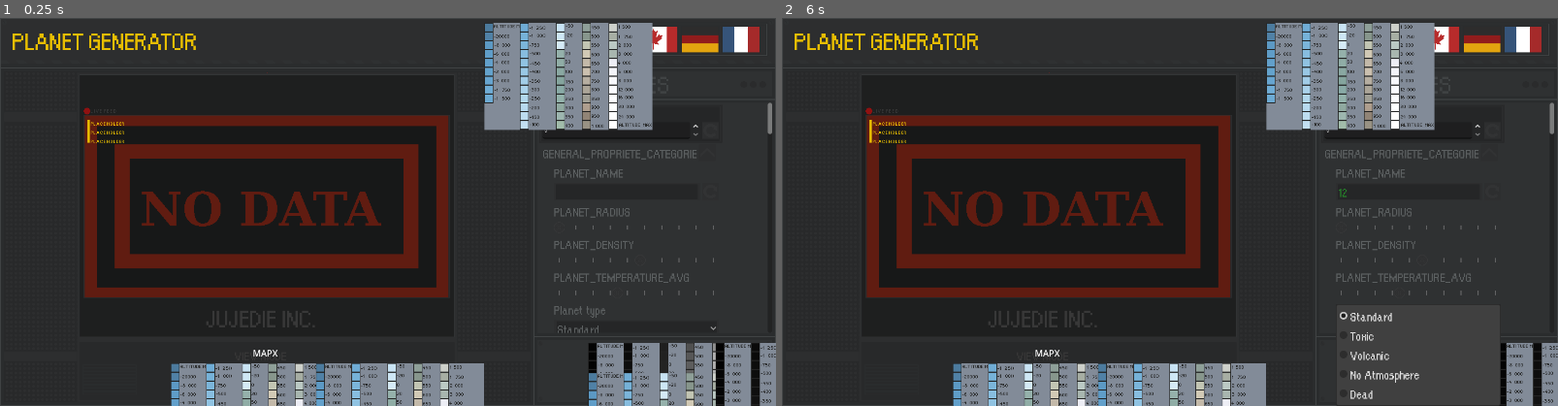
Above: before the commit, frames 1-2 (left to right).
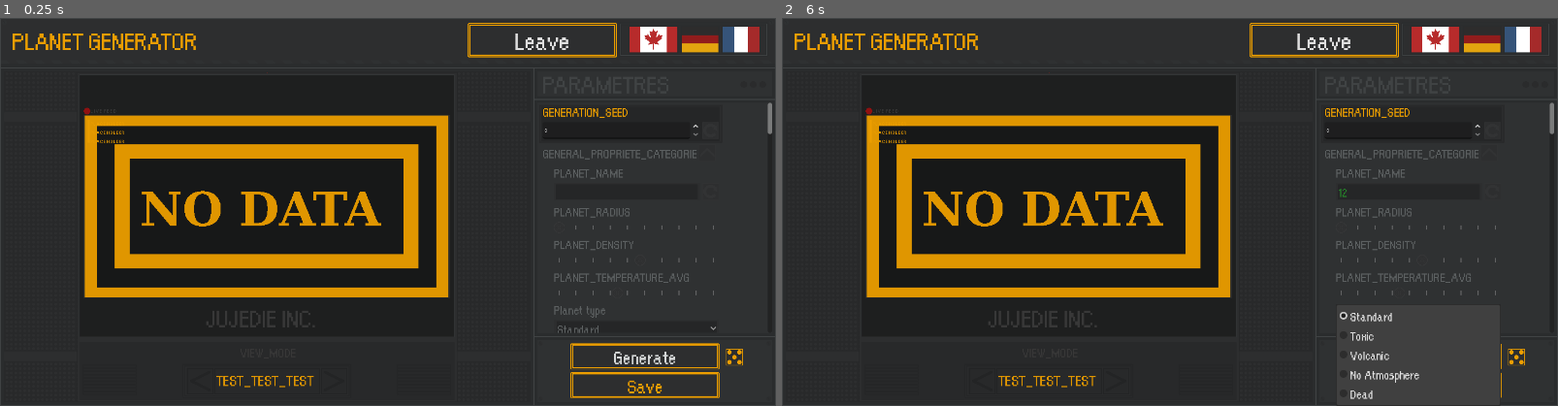
Above: after the commit, the same moments.

Repository: Jujedie/PlanetGenerator
Game: Godot game, scene res://data/scn/master.tscn
Two runs of this game, one before a commit and one after it. Both use one fixed random seed, a clock stepped at 60 frames per second and the inputs below.
Inputs (mouse positions are in pixels of both pictures, inside the frame that each line leads up to; where the layout moved, square brackets give the same spot in the first picture):
- Up to frame 1 (0.25 s): no input
- Up to frame 2 (6 s): click (1410, 192) at 0.52 s; type "12" at 0.6 s; click (1495, 130) at 1.27 s; click (1426, 355) [1457, 398] at 2 s; click (1325, 41) [1348, 76] at 2.75 s; click (1426, 386) at 3.5 s, where only the run after the commit has a clickable "Save"; click (983, 382) at 4.27 s; click (1115, 382) at 5.02 s; click "Standard" at 5.75 s

The runs differ from the first frame. In frame 1, 23% of the frame differs, in the area x 1-100%, y 1-100%; in frame 2, 20%.

Commit message:
Add new UI button assets and translations
- Introduced new button images: left_btn, left_btn_hover, random_btn, random_btn_hover, red_black_btn, red_black_btn_hover, red_btn, red_btn_hover, right_btn, right_btn_hover.
- Added corresponding import files for texture compression settings for each button image.
- Updated translations for German, English, French, and Russian languages.

Diff:
--- a/data/scn/master.tscn
+++ b/data/scn/master.tscn
@@ -1,14 +1,18 @@
-[gd_scene load_steps=45 format=3 uid="uid://j6dp7dc7d3ov"]
+[gd_scene load_steps=64 format=3 uid="uid://j6dp7dc7d3ov"]
 
 [ext_resource type="Texture2D" uid="uid://bk66lt4swbv6k" path="res://data/img/UI/fond_machine.png" id="1_krsn2"]
 [ext_resource type="Texture2D" uid="uid://bxt5lqvtrj7js" path="res://data/img/UI/menu_map_machine.png" id="2_ctyun"]
 [ext_resource type="Texture2D" uid="uid://bxloh61jfgunl" path="res://data/img/region_map.png" id="3_gg1ai"]
 [ext_resource type="StyleBox" uid="uid://drou36ra2vb7i" path="res://data/styles/lineEdit.tres" id="4_i0hn2"]
+[ext_resource type="Texture2D" uid="uid://5rhhd771dqru" path="res://data/img/UI/button/left_btn.png" id="5_4smu3"]
 [ext_resource type="Theme" uid="uid://bdbapd43uy2gd" path="res://data/font/font.tres" id="5_e2i44"]
-[ext_resource type="Texture2D" uid="uid://d3n4jnsyawop0" path="res://data/img/Legende_Elevation_Coloré.png" id="5_i1wak"]
 [ext_resource type="Texture2D" uid="uid://b5i5opr4x8t52" path="res://data/img/UI/menu_map_machine_bar_jaune.png" id="5_lb8ov"]
+[ext_resource type="Texture2D" uid="uid://dx2wpv57n767g" path="res://data/img/UI/button/left_btn_hover.png" id="6_7eaih"]
 [ext_resource type="Texture2D" uid="uid://05cgsscpwcv2" path="res://data/img/UI/box.png" id="6_gihwl"]
+[ext_resource type="Texture2D" uid="uid://dy228j2rt426r" path="res://data/img/UI/label.png" id="7_7eaih"]
+[ext_resource type="Texture2D" uid="uid://dd0e84odwseev" path="res://data/img/UI/button/right_btn.png" id="7_o3yh3"]
 [ext_resource type="Texture2D" uid="uid://e4muyhsa1c45" path="res://data/img/UI/button/random_seed_btn.png" id="8_dfspw"]
+[ext_resource type="Texture2D" uid="uid://ftnswkgkcy2e" path="res://data/img/UI/button/right_btn_hover.png" id="8_k8o41"]
 [ext_resource type="Texture2D" uid="uid://csa4fftdxwsnr" path="res://data/img/UI/button/random_seed_btn_pressed.png" id="9_ctyun"]
 [ext_resource type="Texture2D" uid="uid://8x5ar6wn6thw" path="res://data/img/UI/Flags/can.png" id="9_dbnah"]
 [ext_resource type="Texture2D" uid="uid://bcwqacic6q2c5" path="res://data/img/UI/Range/Grabber.png" id="10_gg1ai"]
@@ -28,7 +32,17 @@
 [ext_resource type="Texture2D" uid="uid://dbpq1h24f5bf3" path="res://data/img/UI/line_edit_seed.png" id="15_dbnah"]
 [ext_resource type="Texture2D" uid="uid://dq0lw824bn78y" path="res://data/img/UI/Flags/fra_pressed.png" id="16_dg1b0"]
 [ext_resource type="Texture2D" uid="uid://ba6s45bsvkr1w" path="res://data/img/UI/Flags/fra_hover.png" id="17_svf8o"]
-[ext_resource type="Texture2D" uid="uid://ry4rfalmg4ju" path="res://data/img/Legende_Elevation.png" id="29_1512y"]
+[ext_resource type="Texture2D" uid="uid://dnarp836rq2h4" path="res://data/img/UI/button/red_btn.png" id="29_iijg3"]
+[ext_resource type="Texture2D" uid="uid://dh5q4rd2pdhwi" path="res://data/img/UI/button/red_btn_pressed.png" id="30_a0y5r"]
+[ext_resource type="Texture2D" uid="uid://cruhbbnm2sqta" path="res://data/img/UI/button/random_btn.png" id="30_svf8o"]
+[ext_resource type="Texture2D" uid="uid://dg0d3pwitlh5w" path="res://data/img/UI/button/random_btn_pressed.png" id="31_gnqa1"]
+[ext_resource type="Texture2D" uid="uid://nb4amu2omgpi" path="res://data/img/UI/button/red_btn_hover.png" id="31_syvc8"]
+[ext_resource type="Texture2D" uid="uid://d00rk2qqtvjo7" path="res://data/img/UI/button/random_btn_hover.png" id="32_23ir5"]
+[ext_resource type="Texture2D" uid="uid://c1shapl500fux" path="res://data/img/UI/button/red_black_btn.png" id="32_syvc8"]
+[ext_resource type="Texture2D" uid="uid://bfejthja5rbtf" path="res://data/img/UI/button/red_black_btn_pressed.png" id="33_wim0k"]
+[ext_resource type="Texture2D" uid="uid://bqa62hnonwr33" path="res://data/img/UI/button/red_black_btn_hover.png" id="34_xtfv3"]
+
+[sub_resource type="StyleBoxEmpty" id="StyleBoxEmpty_7eaih"]
 
 [sub_resource type="StyleBoxEmpty" id="StyleBoxEmpty_dbnah"]
 
@@ -63,6 +77,24 @@
 [sub_resource type="StyleBoxTexture" id="StyleBoxTexture_hvy7f"]
 content_margin_left = 6.0
 texture = ExtResource("15_dbnah")
+
+[sub_resource type="StyleBoxTexture" id="StyleBoxTexture_wim0k"]
+texture = ExtResource("29_iijg3")
+
+[sub_resource type="StyleBoxTexture" id="StyleBoxTexture_xtfv3"]
+texture = ExtResource("30_a0y5r")
+
+[sub_resource type="StyleBoxTexture" id="StyleBoxTexture_4smu3"]
+texture = ExtResource("31_syvc8")
+
+[sub_resource type="StyleBoxTexture" id="StyleBoxTexture_7eaih"]
+texture = ExtResource("32_syvc8")
+
+[sub_resource type="StyleBoxTexture" id="StyleBoxTexture_o3yh3"]
+texture = ExtResource("33_wim0k")
+
+[sub_resource type="StyleBoxTexture" id="StyleBoxTexture_k8o41"]
+texture = ExtResource("34_xtfv3")
 
 [node name="Master" type="Node2D"]
 metadata/_edit_lock_ = true
@@ -81,6 +113,11 @@
 [node name="ImageMenu" type="Sprite2D" parent="ImageFrame"]
 texture = ExtResource("2_ctyun")
 centered = false
+metadata/_edit_lock_ = true
+
+[node name="ImageNameLabel" type="Sprite2D" parent="ImageFrame/ImageMenu"]
+position = Vector2(482.3614, 655.1475)
+texture = ExtResource("7_7eaih")
 metadata/_edit_lock_ = true
 
 [node name="Control Images" type="Control" parent="ImageFrame/ImageMenu"]
@@ -111,91 +148,115 @@
 expand_mode = 1
 metadata/_edit_lock_ = true
 
-[node name="LabelFeed" type="Label" parent="ImageFrame/ImageMenu/Control Images"]
+[node name="Labels" type="Control" parent="ImageFrame/ImageMenu/Control Images"]
+anchors_preset = 0
+offset_right = 40.0
+offset_bottom = 40.0
+
+[node name="LabelFeed" type="Label" parent="ImageFrame/ImageMenu/Control Images/Labels"]
 layout_mode = 0
-offset_left = 12.141734
-offset_top = -15.441136
-offset_right = 44.141735
-offset_bottom = -3.3578033
+offset_left = 12.141739
+offset_top = -15.441147
+offset_right = 57.14174
+offset_bottom = -2.4411469
 theme = ExtResource("5_e2i44")
 theme_override_colors/font_color = Color(0.21996303, 0.21996303, 0.21996303, 1)
 text = "L I V E  F E E D"
 metadata/_edit_lock_ = true
 
-[node name="LabelDataCoord" type="Label" parent="ImageFrame/ImageMenu/Control Images"]
+[node name="LabelDataCoord" type="Label" parent="ImageFrame/ImageMenu/Control Images/Labels"]
 layout_mode = 0
-offset_left = 12.141734
-offset_top = 7.5970206
-offset_right = 60.141735
-offset_bottom = 49.84702
-theme = ExtResource("5_e2i44")
-theme_override_colors/font_color = Color(0.9246135, 0.7560525, 0, 1)
+offset_left = 12.141739
+offset_top = 7.5970154
+offset_right = 74.14174
+offset_bottom = 52.597015
+theme = ExtResource("5_e2i44")
+theme_override_colors/font_color = Color(0.9254902, 0.61960787, 0, 1)
 text = "PL A C E H O L D ER
 PL A C E H O L D ER
 PL A C E H O L D ER"
 metadata/_edit_lock_ = true
 
-[node name="LabelBrand" type="Label" parent="ImageFrame/ImageMenu/Control Images"]
+[node name="LabelBrand" type="Label" parent="ImageFrame/ImageMenu/Control Images/Labels"]
 layout_mode = 0
 offset_left = 219.48514
 offset_top = 333.011
 offset_right = 418.48514
-offset_bottom = 393.42764
+offset_bottom = 394.011
 theme = ExtResource("5_e2i44")
 theme_override_colors/font_color = Color(0.21996303, 0.21996303, 0.21996303, 1)
 theme_override_font_sizes/font_size = 50
 text = "JUJEDIE INC."
 metadata/_edit_lock_ = true
 
-[node name="LabelBtn" type="Label" parent="ImageFrame/ImageMenu/Control Images"]
+[node name="LabelBtn" type="Label" parent="ImageFrame/ImageMenu/Control Images/Labels"]
 layout_mode = 0
-offset_left = 270.601
-offset_top = 416.52426
-offset_right = 364.601
-offset_bottom = 446.7326
+offset_left = 280.68024
+offset_top = 411.4847
+offset_right = 381.68024
+offset_bottom = 442.4847
 theme = ExtResource("5_e2i44")
 theme_override_colors/font_color = Color(0.21996303, 0.21996303, 0.21996303, 1)
 theme_override_font_sizes/font_size = 25
-text = "VIEW MODE"
-
-[node name="LabelSoftware" type="Label" parent="ImageFrame/ImageMenu/Control Images"]
+text = "VIEW_MODE"
+metadata/_edit_lock_ = true
+
+[node name="LabelSoftware" type="Label" parent="ImageFrame/ImageMenu/Control Images/Labels"]
 layout_mode = 0
 offset_left = -131.12683
 offset_top = -167.34894
-offset_right = 67.87317
-offset_bottom = -106.93225
-theme = ExtResource("5_e2i44")
-theme_override_colors/font_color = Color(0.9098039, 0.74509805, 0, 1)
+offset_right = 202.87317
+offset_bottom = -106.34894
+theme = ExtResource("5_e2i44")
+theme_override_colors/font_color = Color(0.9254902, 0.61960787, 0, 1)
 theme_override_font_sizes/font_size = 50
 text = "PLANET GENERATOR"
+metadata/_edit_lock_ = true
 
 [node name="btnPrecedent" type="TextureButton" parent="ImageFrame/ImageMenu/Control Images"]
 layout_mode = 0
-offset_left = 156.13019
-offset_top = 447.4818
-offset_right = 459.1302
-offset_bottom = 640.4818
-texture_normal = ExtResource("5_i1wak")
+offset_left = 184.92792
+offset_top = 454.68127
+offset_right = 232.92792
+offset_bottom = 502.68127
+texture_normal = ExtResource("5_4smu3")
+texture_pressed = ExtResource("6_7eaih")
+texture_hover = ExtResource("6_7eaih")
+texture_disabled = ExtResource("6_7eaih")
+texture_focused = ExtResource("5_4smu3")
+metadata/_edit_lock_ = true
+
+[node name="LabelNomMap" type="Label" parent="ImageFrame/ImageMenu/Control Images"]
+layout_mode = 0
+offset_left = 238.20364
+offset_top = 457.56097
+offset_right = 422.5089
+offset_bottom = 500.7575
+theme = ExtResource("5_e2i44")
+theme_override_colors/font_color = Color(0.8784314, 0.5882353, 0, 1)
+theme_override_font_sizes/font_size = 30
+theme_override_styles/focus = SubResource("StyleBoxEmpty_7eaih")
+text = "TEST_TEST_TEST"
+clip_text = true
+metadata/_edit_lock_ = true
 
 [node name="btnSuivant" type="TextureButton" parent="ImageFrame/ImageMenu/Control Images"]
 layout_mode = 0
-offset_left = 418.18924
-offset_top = 447.4818
-offset_right = 721.1892
-offset_bottom = 640.4818
-texture_normal = ExtResource("5_i1wak")
-
-[node name="LabelNomMap" type="Label" parent="ImageFrame/ImageMenu/Control Images"]
-layout_mode = 0
-offset_left = 303.7184
-offset_top = 416.52426
-offset_right = 544.1792
-offset_bottom = 474.11963
-text = "MAPX"
+offset_left = 426.82855
+offset_top = 454.68124
+offset_right = 474.82855
+offset_bottom = 502.68124
+texture_normal = ExtResource("7_o3yh3")
+texture_pressed = ExtResource("8_k8o41")
+texture_hover = ExtResource("8_k8o41")
+texture_disabled = ExtResource("8_k8o41")
+texture_focused = ExtResource("7_o3yh3")
+metadata/_edit_lock_ = true
 
 [node name="ImageMenu" type="Sprite2D" parent="ImageFrame/ImageMenu"]
 texture = ExtResource("5_lb8ov")
 centered = false
+metadata/_edit_lock_ = true
 
 [node name="Control General" type="Control" parent="ImageFrame"]
 layout_mode = 3
@@ -247,7 +308,7 @@
 [node name="Label" type="Label" parent="ImageFrame/Control General/Control_Parameters/SC Parameters/Parameters_tree/PanelSeed"]
 layout_mode = 2
 theme = ExtResource("5_e2i44")
-theme_override_colors/font_color = Color(0.36226547, 0.37745485, 0.38251907, 1)
+theme_override_colors/font_color = Color(0.9254902, 0.61960787, 0, 1)
 theme_override_font_sizes/font_size = 25
 text = "GENERATION_SEED"
 metadata/_edit_lock_ = true
@@ -285,9 +346,11 @@
 
 [node name="General_Categorie" type="VBoxContainer" parent="ImageFrame/Control General/Control_Parameters/SC Parameters/Parameters_tree"]
 layout_mode = 2
+metadata/_edit_lock_ = true
 
 [node name="Title" type="HBoxContainer" parent="ImageFrame/Control General/Control_Parameters/SC Parameters/Parameters_tree/General_Categorie"]
 layout_mode = 2
+metadata/_edit_lock_ = true
 
 [node name="Label" type="Label" parent="ImageFrame/Control General/Control_Parameters/SC Parameters/Parameters_tree/General_Categorie/Title"]
 layout_mode = 2
@@ -466,6 +529,7 @@
 
 [node name="Title" type="HBoxContainer" parent="ImageFrame/Control General/Control_Parameters/SC Parameters/Parameters_tree/Erosion_Tectonic_Categorie"]
 layout_mode = 2
+metadata/_edit_lock_ = true
 
 [node name="Label" type="Label" parent="ImageFrame/Control General/Control_Parameters/SC Parameters/Parameters_tree/Erosion_Tectonic_Categorie/Title"]
 layout_mode = 2
@@ -1948,37 +2012,93 @@
 texture_focused = ExtResource("15_1512y")
 metadata/_edit_lock_ = true
 
-[node name="Obsolete" type="Node2D" parent="ImageFrame/Control General"]
-visible = false
-
-[node name="btnQuitter" type="TextureButton" parent="ImageFrame/Control General"]
+[node name="btnQuitter" type="Button" parent="ImageFrame/Control General"]
 layout_mode = 0
-offset_left = 874.01
+offset_left = 843.77246
 offset_top = 8.639309
-offset_right = 1177.01
-offset_bottom = 201.63931
-texture_normal = ExtResource("5_i1wak")
-
-[node name="btnGenerer" type="TextureButton" parent="ImageFrame/Control General"]
+offset_right = 1112.7725
+offset_bottom = 70.63931
+theme = ExtResource("5_e2i44")
+theme_override_colors/font_color = Color(0.8745098, 0.8745098, 0.8745098, 1)
+theme_override_colors/font_focus_color = Color(0.8745098, 0.8745098, 0.8745098, 1)
+theme_override_colors/font_pressed_color = Color(0.8745098, 0.8745098, 0.8745098, 1)
+theme_override_colors/font_hover_color = Color(0.8745098, 0.8745098, 0.8745098, 1)
+theme_override_colors/font_hover_pressed_color = Color(0.8745098, 0.8745098, 0.8745098, 1)
+theme_override_font_sizes/font_size = 50
+theme_override_styles/normal = SubResource("StyleBoxTexture_wim0k")
+theme_override_styles/normal_mirrored = SubResource("StyleBoxTexture_wim0k")
+theme_override_styles/pressed = SubResource("StyleBoxTexture_xtfv3")
+theme_override_styles/pressed_mirrored = SubResource("StyleBoxTexture_xtfv3")
+theme_override_styles/hover = SubResource("StyleBoxTexture_4smu3")
+theme_override_styles/hover_mirrored = SubResource("StyleBoxTexture_4smu3")
+theme_override_styles/hover_pressed = SubResource("StyleBoxTexture_xtfv3")
+theme_override_styles/hover_pressed_mirrored = SubResource("StyleBoxTexture_xtfv3")
+theme_override_styles/disabled = SubResource("StyleBoxTexture_xtfv3")
+theme_override_styles/disabled_mirrored = SubResource("StyleBoxTexture_xtfv3")
+theme_override_styles/focus = SubResource("StyleBoxTexture_wim0k")
+text = "LEAVE"
+metadata/_edit_lock_ = true
+
+[node name="btnGenerer" type="Button" parent="ImageFrame/Control General"]
 layout_mode = 0
-offset_left = 1061.1951
-offset_top = 586.0331
-offset_right = 1282.9374
-offset_bottom = 635.7091
-texture_normal = ExtResource("29_1512y")
-
-[node name="btnSauvegarder" type="TextureButton" parent="ImageFrame/Control General"]
+offset_left = 1028.7977
+offset_top = 587.473
+offset_right = 1297.7979
+offset_bottom = 634.473
+theme = ExtResource("5_e2i44")
+theme_override_colors/font_color = Color(0.8357474, 0.84530276, 0.8484986, 1)
+theme_override_colors/font_focus_color = Color(0.1764706, 0.18039216, 0.18431373, 1)
+theme_override_colors/font_pressed_color = Color(0.8745098, 0.8745098, 0.8745098, 1)
+theme_override_colors/font_hover_color = Color(0.8745098, 0.8745098, 0.8745098, 1)
+theme_override_colors/font_hover_pressed_color = Color(0.8745098, 0.8745098, 0.8745098, 1)
+theme_override_font_sizes/font_size = 38
+theme_override_styles/normal = SubResource("StyleBoxTexture_wim0k")
+theme_override_styles/normal_mirrored = SubResource("StyleBoxTexture_wim0k")
+theme_override_styles/pressed = SubResource("StyleBoxTexture_xtfv3")
+theme_override_styles/pressed_mirrored = SubResource("StyleBoxTexture_xtfv3")
+theme_override_styles/hover = SubResource("StyleBoxTexture_4smu3")
+theme_override_styles/hover_mirrored = SubResource("StyleBoxTexture_4smu3")
+theme_override_styles/hover_pressed = SubResource("StyleBoxTexture_xtfv3")
+theme_override_styles/hover_pressed_mirrored = SubResource("StyleBoxTexture_xtfv3")
+theme_override_styles/disabled = SubResource("StyleBoxTexture_xtfv3")
+theme_override_styles/disabled_mirrored = SubResource("StyleBoxTexture_xtfv3")
+theme_override_styles/focus = SubResource("StyleBoxTexture_wim0k")
+text = "GENERER"
+
+[node name="btnSauvegarder" type="Button" parent="ImageFrame/Control General"]
 layout_mode = 0
-offset_left = 1061.1951
-offset_top = 640.02875
-offset_right = 1282.9374
-offset_bottom = 689.7048
-texture_normal = ExtResource("5_i1wak")
+offset_left = 1028.7976
+offset_top = 639.30884
+offset_right = 1297.7976
+offset_bottom = 686.30884
+theme = ExtResource("5_e2i44")
+theme_override_colors/font_color = Color(0.9254902, 0.61960787, 0, 1)
+theme_override_colors/font_focus_color = Color(0.9254902, 0.61960787, 0, 1)
+theme_override_colors/font_pressed_color = Color(0.9254902, 0.61960787, 0, 1)
+theme_override_colors/font_hover_color = Color(0.9254902, 0.61960787, 0, 1)
+theme_override_colors/font_hover_pressed_color = Color(0.9254902, 0.61960787, 0, 1)
+theme_override_font_sizes/font_size = 38
+theme_override_styles/normal = SubResource("StyleBoxTexture_7eaih")
+theme_override_styles/normal_mirrored = SubResource("StyleBoxTexture_7eaih")
+theme_override_styles/pressed = SubResource("StyleBoxTexture_o3yh3")
+theme_override_styles/pressed_mirrored = SubResource("StyleBoxTexture_o3yh3")
+theme_override_styles/hover = SubResource("StyleBoxTexture_k8o41")
+theme_override_styles/hover_mirrored = SubResource("StyleBoxTexture_k8o41")
+theme_override_styles/hover_pressed = SubResource("StyleBoxTexture_o3yh3")
+theme_override_styles/hover_pressed_mirrored = SubResource("StyleBoxTexture_o3yh3")
+theme_override_styles/disabled = SubResource("StyleBoxTexture_o3yh3")
+theme_override_styles/disabled_mirrored = SubResource("StyleBoxTexture_o3yh3")
+theme_override_styles/focus = SubResource("StyleBoxTexture_7eaih")
+text = "SAUVEGARDER"
 
 [node name="btnRandomiser" type="TextureButton" parent="ImageFrame/Control General"]
 layout_mode = 0
-offset_left = 1290.8567
-offset_top = 586.0331
-offset_right = 1342.6926
-offset_bottom = 635.7091
-texture_normal = ExtResource("29_1512y")
+offset_left = 1309.5752
+offset_top = 596.8322
+offset_right = 1339.5752
+offset_bottom = 626.8322
+texture_normal = ExtResource("30_svf8o")
+texture_pressed = ExtResource("31_gnqa1")
+texture_hover = ExtResource("32_23ir5")
+texture_disabled = ExtResource("32_23ir5")
+texture_focused = ExtResource("30_svf8o")
Binary file changed: data/img/UI/button/drop_btn.png
Binary file changed: data/img/UI/button/drop_btn_hover.png
Binary file changed: data/img/UI/button/drop_btn_pressed.png
Binary file added: data/img/UI/button/left_btn.png
Not shown, added: data/img/UI/button/left_btn.png.import
Binary file added: data/img/UI/button/left_btn_hover.png
Not shown, added: data/img/UI/button/left_btn_hover.png.import
Binary file added: data/img/UI/button/random_btn.png
Not shown, added: data/img/UI/button/random_btn.png.import
Binary file added: data/img/UI/button/random_btn_hover.png
Not shown, added: data/img/UI/button/random_btn_hover.png.import
Binary file added: data/img/UI/button/random_btn_pressed.png
(and 29 more such lines)
